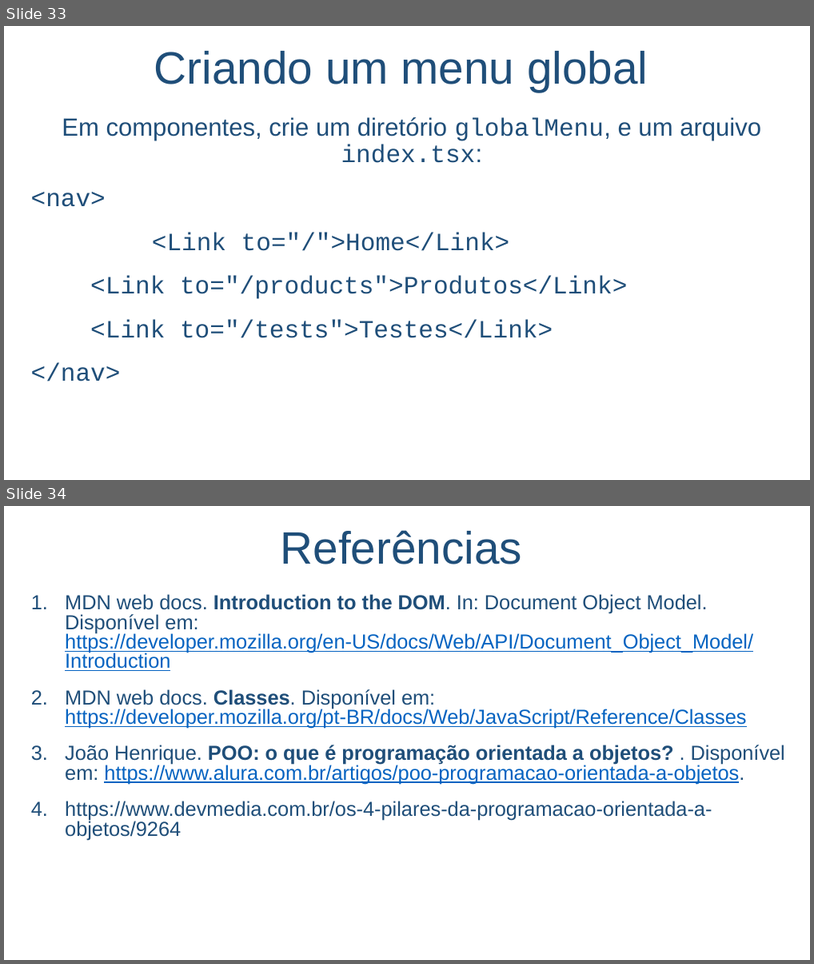
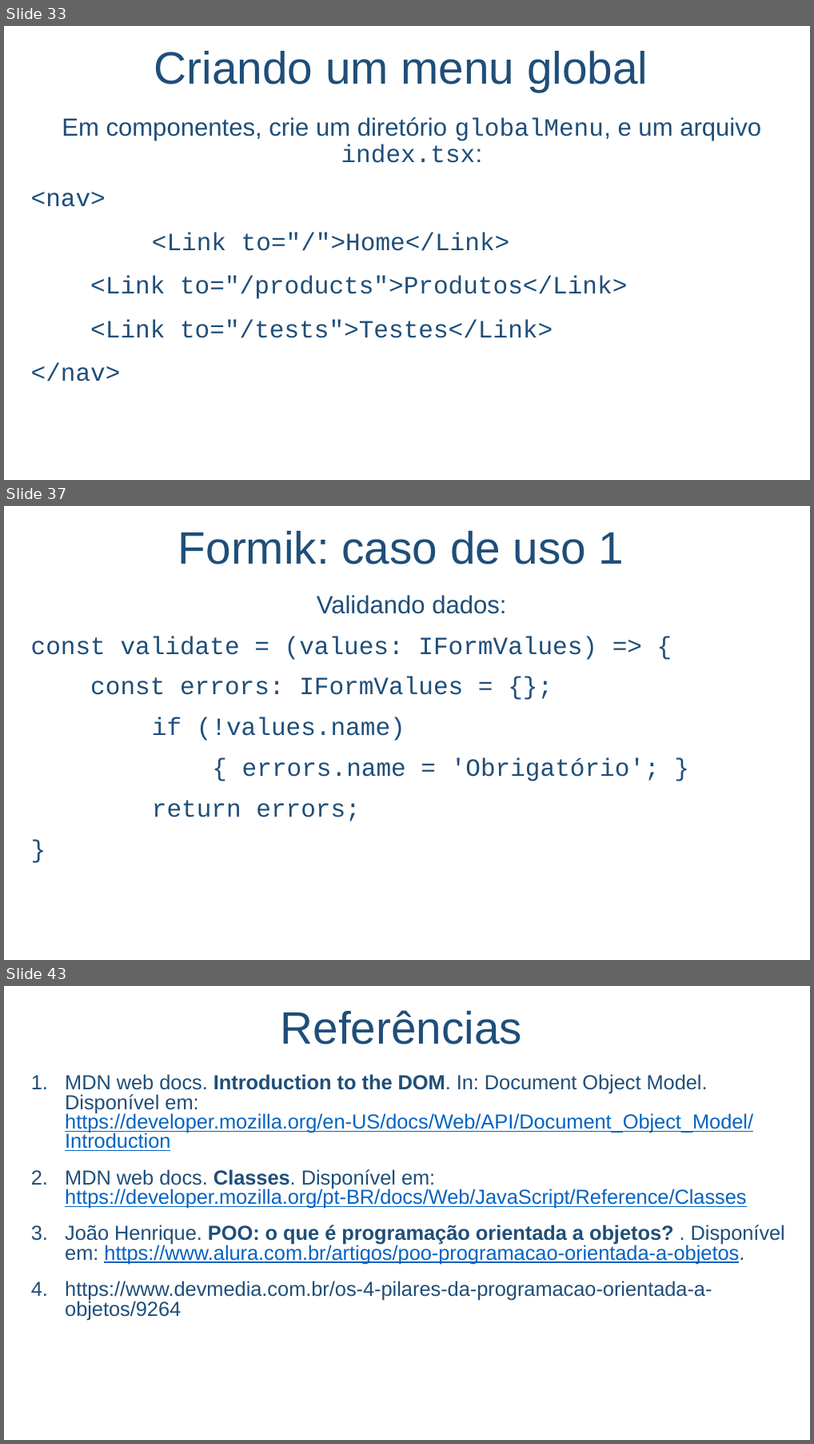
Before and after one commit to salmo-jr/public-slides, a slide deck: React.pptx. Shown one above the other, each under a label of ours: slides 33 and 34 before the commit, slides 33, 37 and 43 after it; the slides between them are not shown. The pictures are 814x964 and 814x1444 pixels, drawn with LibreOffice and Linux fonts; fonts in the diff are those of the drawing; background and template pictures are left out. Boxes give left, top, right and bottom in pixels: in the first picture for what was removed or moved away, otherwise in the second. Text is boxed around its words. In the diff, an @@ line names an element or a change of style, - is before the commit and + after.

```diff
--- a/React.pptx
+++ b/React.pptx
@@ slide 37 added at (x1=4, y1=506, x2=810, y2=960), background picture (left out) @@
@@ text added at (x1=178, y1=531, x2=625, y2=564), 54 pt, text #1F4E79 @@
+Formik: caso de uso 1
@@ text added at (x1=31, y1=595, x2=660, y2=821), 29.6 pt, text #1F4E79 @@
+Validando dados:
+const validate = (values: IFormValues) => {
+const errors: IFormValues = {};
+if (!values.name)
+{ errors.name = 'Obrigatório'; }
+return errors;
+}
@@ what was slide 34 is now slide 43 @@
```
Also in this commit, not shown: 1 slide changed, 8 other slides added, 1 other file.
